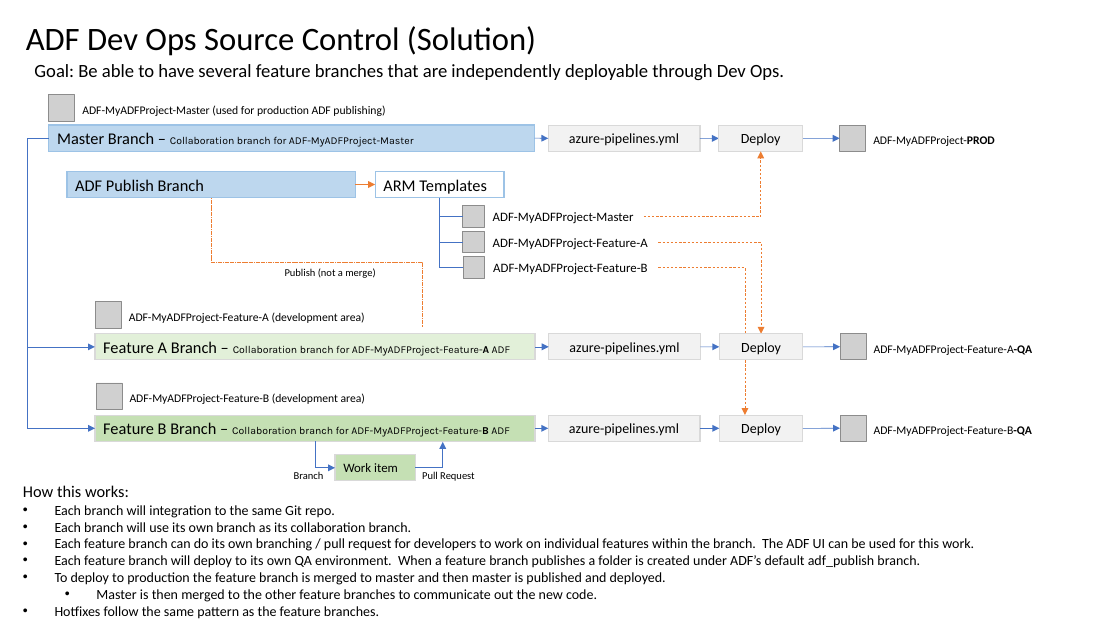
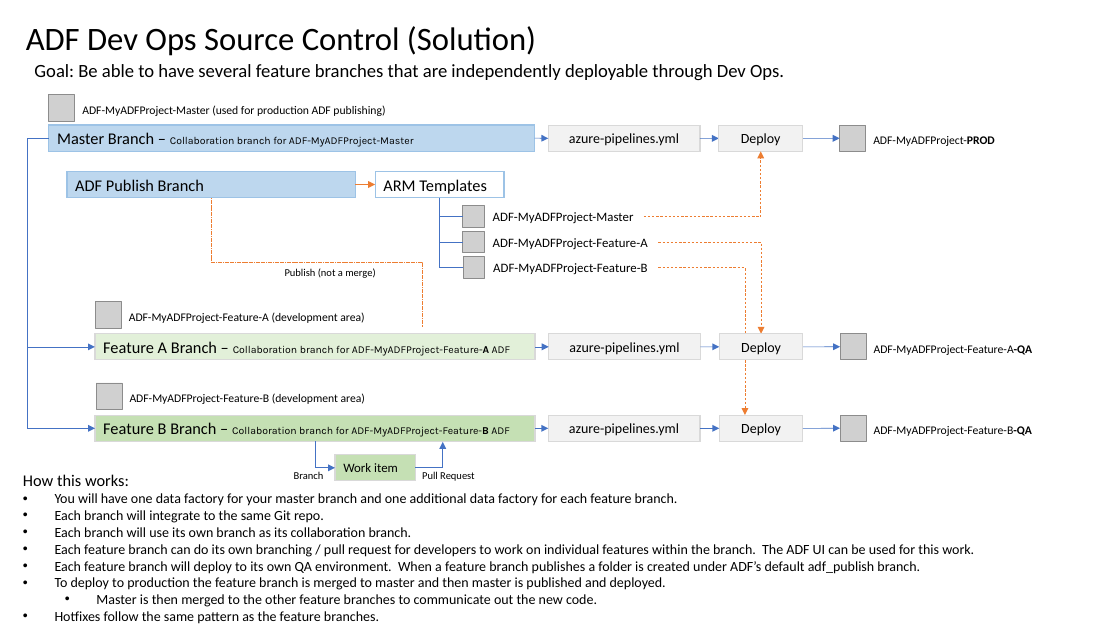
Before and after one commit to AdamPaternostro/Azure-Data-Factory-CI-CD-Source-Control, a slide deck: slide 2 of ADF Dev Ops.pptx. Drawn at 1120x630 pixels with LibreOffice and Linux fonts; fonts in the diff are those of the drawing; grey boxes stand for pictures. Boxes give left, top, right and bottom in pixels: in the first picture for what was removed or moved away, otherwise in the second. Text is boxed around its words. In the diff, an @@ line names an element or a change of style, - is before the commit and + after.

```diff
--- a/ADF Dev Ops.pptx
+++ b/ADF Dev Ops.pptx
@@ text "How this works:": place and size @@
-text "How this works:" at (23,485,974,619)
+text "How this works:" at (23,474,974,624)
@@ text at (55,493,678,523): text changed @@
-• Each branch will integration to the same Git repo.
+• You will have one data factory for your master branch and one additional data factory for each feature branch.
+• Each branch will integrate to the same Git repo.
```
Also in this commit, not shown: 2 other files.
